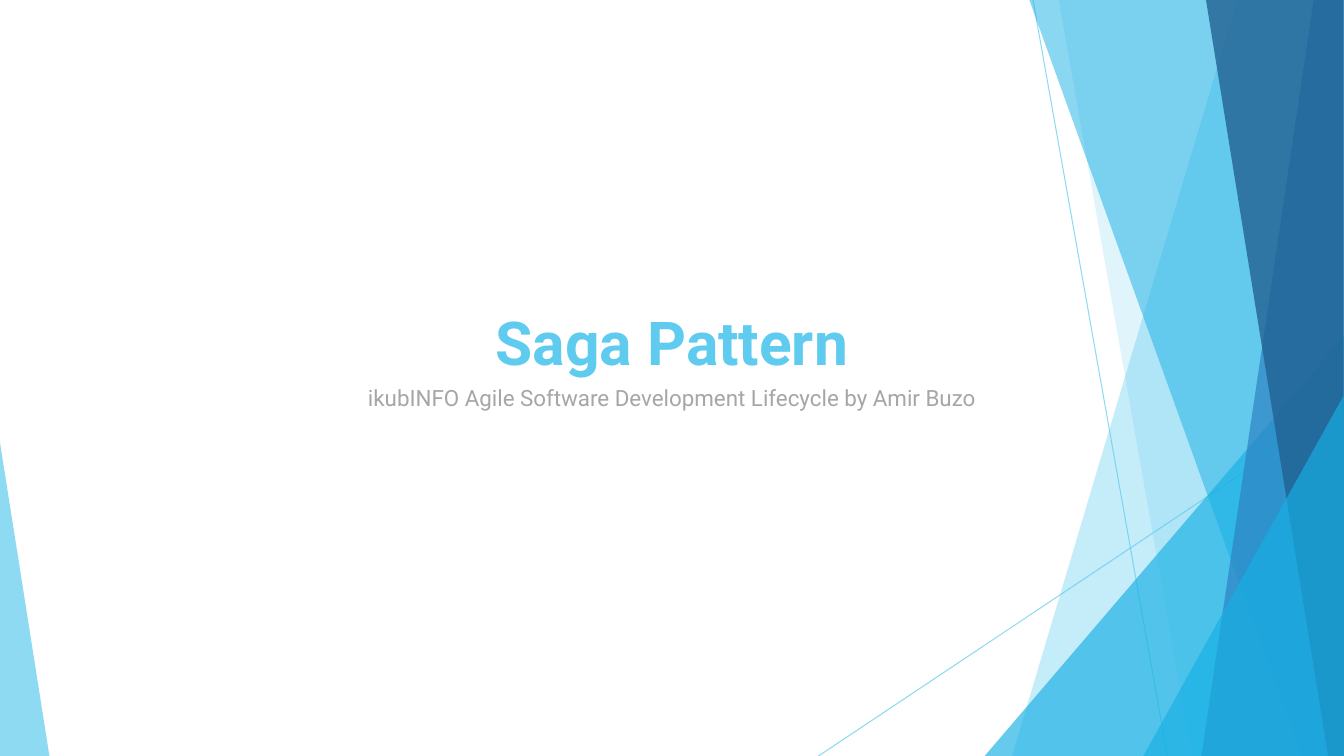
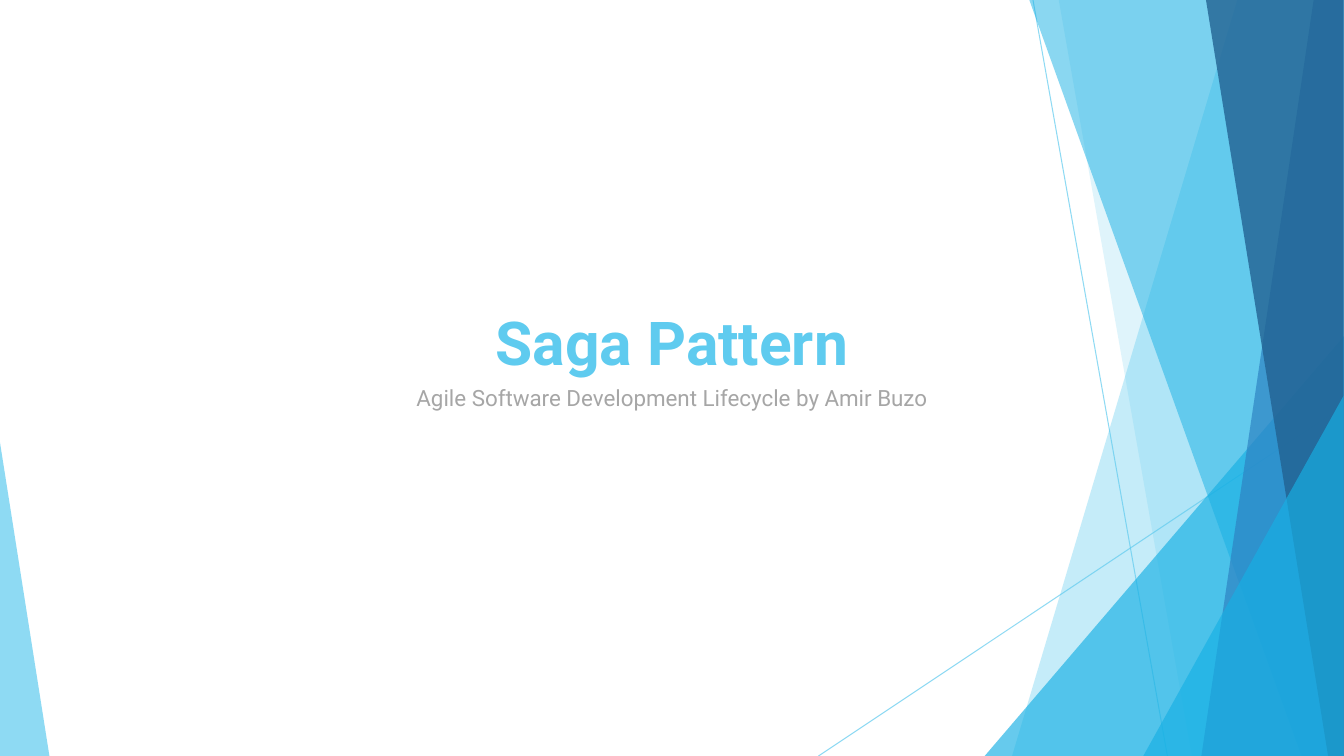
Before and after one commit to amirbuzo/saga-pattern-temporal, a slide deck: slide 1 of Saga-Pattern.pptx. Drawn at 1344x756 pixels with LibreOffice and Linux fonts; fonts in the diff are those of the drawing. Boxes give left, top, right and bottom in pixels: in the first picture for what was removed or moved away, otherwise in the second. Text is boxed around its words. In the diff, an @@ line names an element or a change of style, - is before the commit and + after.

Commit message:
Fix Presantation

```diff
--- a/Saga-Pattern.pptx
+++ b/Saga-Pattern.pptx
@@ text at (416, 389, 927, 411): text changed @@
-ikubINFO Agile Software Development Lifecycle by Amir Buzo
+Agile Software Development Lifecycle by Amir Buzo
```
